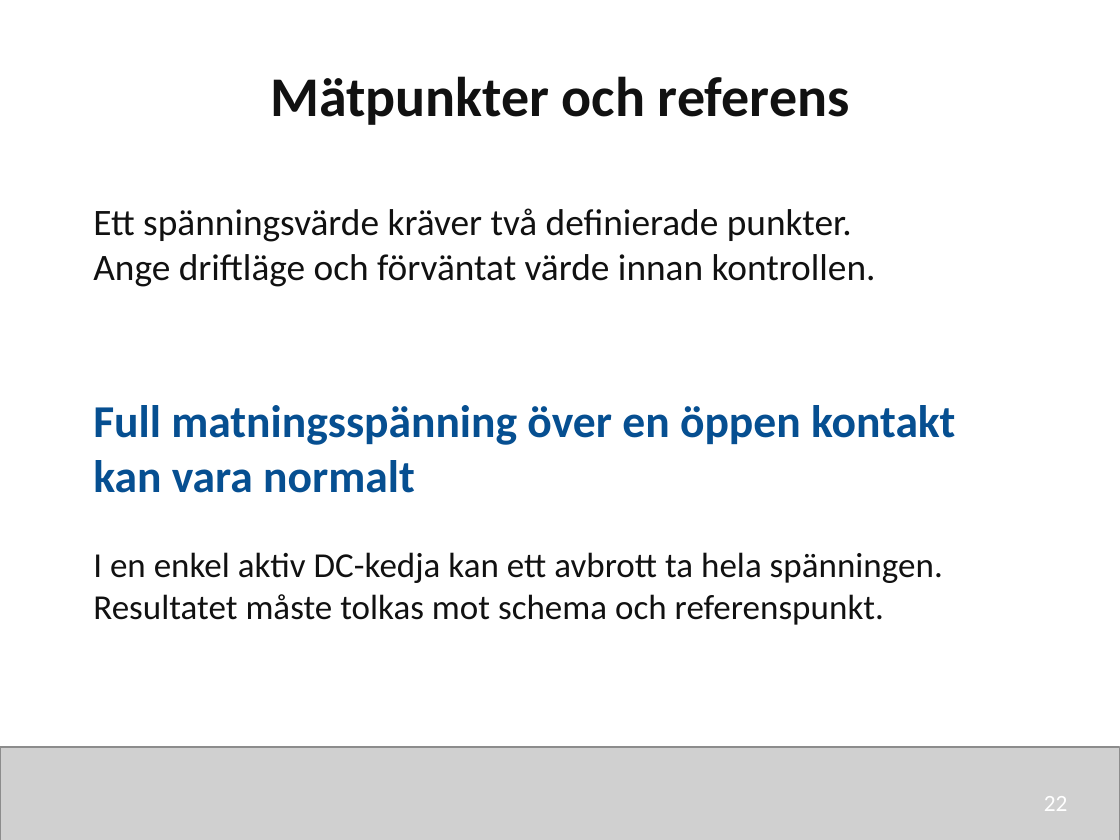
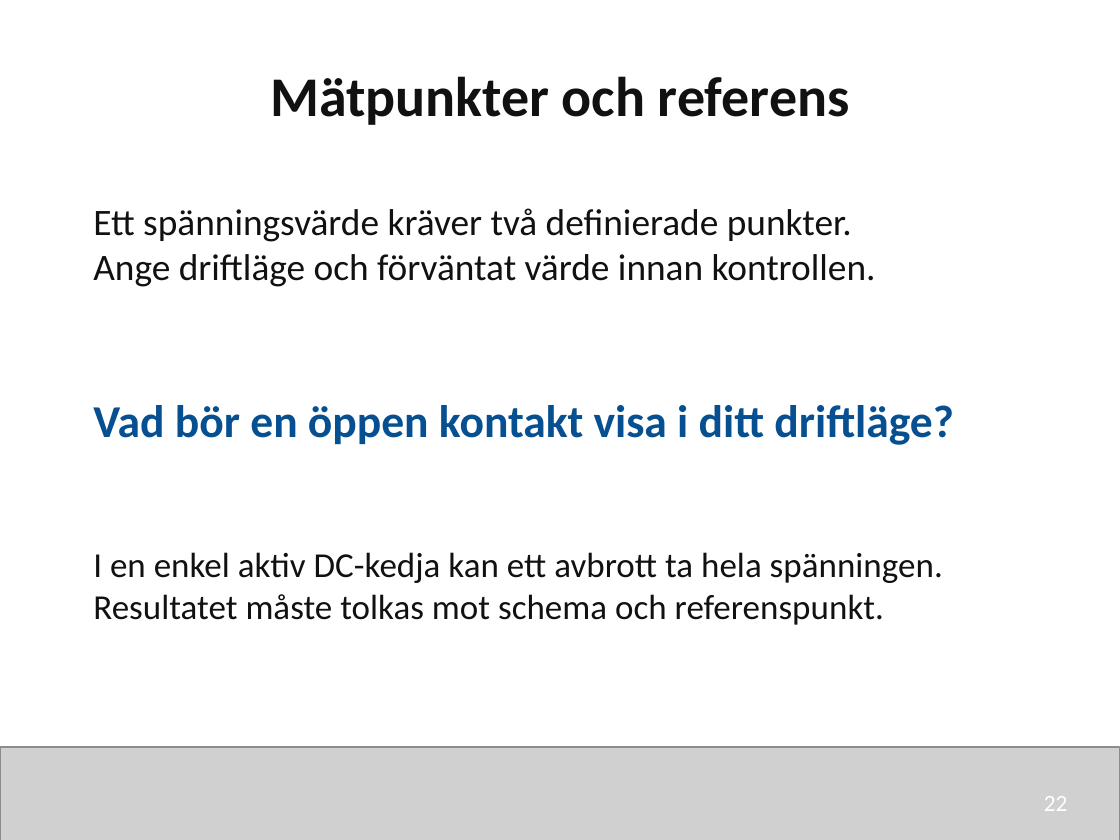
Before and after one commit to nj22az/nj22az.github.io, a slide deck: slide 22 of sjoskolan/vecka-43/aktuell/v43_03_Elscheman_och_dokumentation_elev.pptx. Drawn at 1120x840 pixels with LibreOffice and Linux fonts; fonts in the diff are those of the drawing; grey boxes stand for pictures. Boxes give left, top, right and bottom in pixels: in the first picture for what was removed or moved away, otherwise in the second. Text is boxed around its words. In the diff, an @@ line names an element or a change of style, - is before the commit and + after.

```diff
--- a/sjoskolan/vecka-43/aktuell/v43_03_Elscheman_och_dokumentation_elev.pptx
+++ b/sjoskolan/vecka-43/aktuell/v43_03_Elscheman_och_dokumentation_elev.pptx
@@ text at (93,405,954,445): text changed @@
-Full matningsspänning över en öppen kontakt kan vara normalt
+Vad bör en öppen kontakt visa i ditt driftläge?
```
Also in this commit, not shown: 5 other slides changed, 13 other files.
